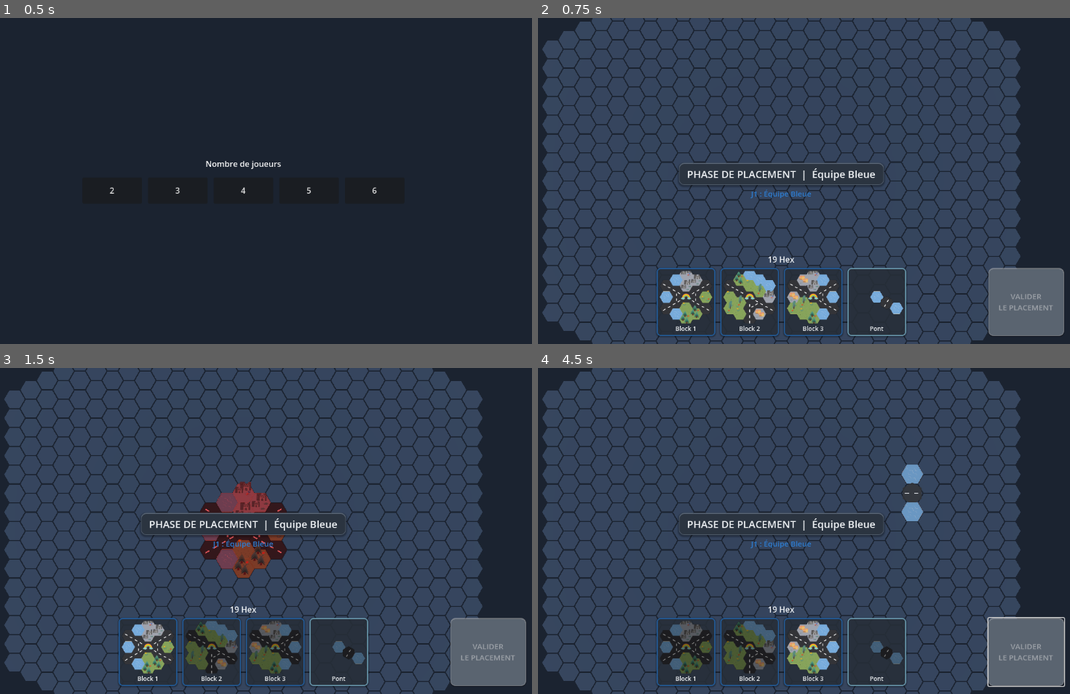
Above: before the commit, frames 1-4 (two rows, left to right).
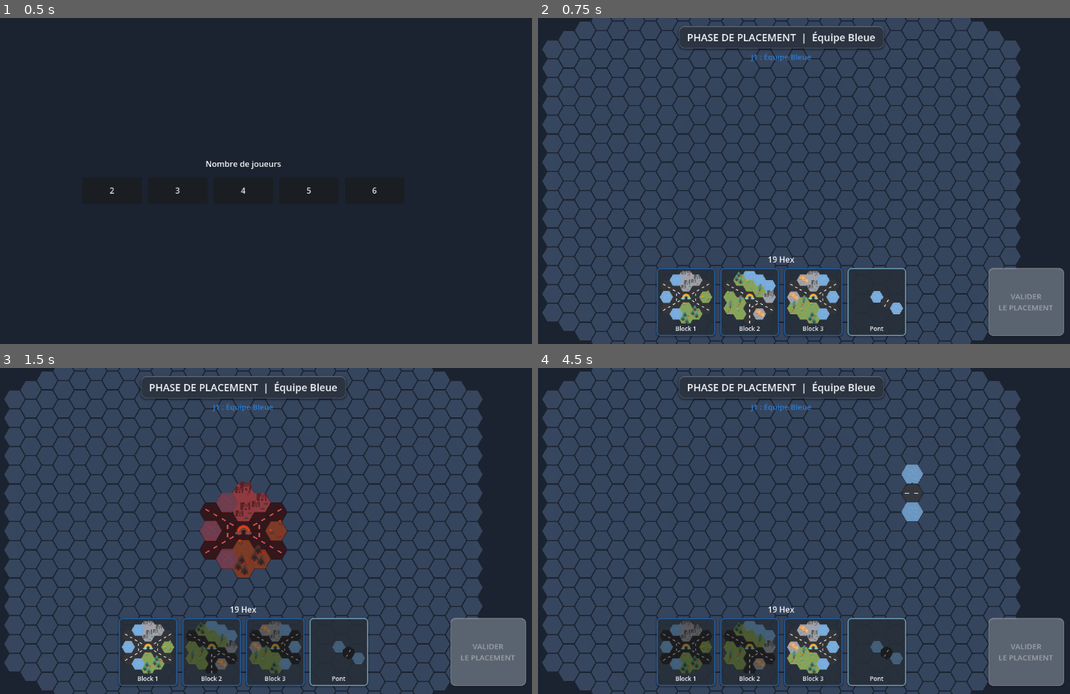
Above: after the commit, the same moments.

Repository: yoann-shopopop/shopopop-express
Game: Godot game, scene res://scenes/main.tscn
Same seed, same stepped clock (60 frames per second), same inputs: the game is played once before the commit and once after it.
Inputs (mouse positions are in pixels of both pictures, inside the frame that each line leads up to):
- Up to frame 1 (0.5 s): no input
- Up to frame 2 (0.75 s): click "2" at 0.5 s
- Up to frame 3 (1.5 s): click (148, 648) at 1.27 s
- Up to frame 4 (4.5 s): click (750, 648) at 2.02 s; click (814, 648) at 2.77 s; click (878, 648) at 3.5 s; tap Enter at 4.25 s; move the mouse to (910, 514) at 4.27 s; hold Right from 4.28 s (still down); hold R (rotate_block) from 4.28 s (still down); click (910, 514) at 4.42 s

Frame 1 is identical in both runs. In frame 2, 4.6% of the frame differs, in the area x 26-66%, y 2-56%; in frame 3, 4.8%; in frame 4, 4.9%, in the area x 26-100%, y 2-98%.

Commit message:
refactor(ui): fix header top-pinning + robust tray lookup + name constants
Co-Authored-By: Claude Sonnet 4.6 <noreply@anthropic.com>

Diff:
--- a/src/ui/placement_ui.gd
+++ b/src/ui/placement_ui.gd
@@ -18,6 +18,8 @@
 const BUTTON_MIN := Vector2(118, 52)
 const PREVIEW_SIZE := Vector2(104, 104)
 const CONTROL_BTN := Vector2(56, 56)
+const HEX_PER_TILE := 19  # cells in one district tile (drives the "19 Hex" label)
+const BRIDGE_TINT := Color("8fd0ec")  # tray-card accent for the free bridge
 const TEAM_NAMES := {
 	PlayerColor.Kind.BLUE: "Équipe Bleue",
 	PlayerColor.Kind.RED: "Équipe Rouge",
@@ -111,6 +113,7 @@
 	var top := VBoxContainer.new()
 	top.set_anchors_and_offsets_preset(Control.PRESET_TOP_WIDE)
 	top.alignment = BoxContainer.ALIGNMENT_CENTER
+	top.size_flags_vertical = Control.SIZE_SHRINK_BEGIN
 	top.add_theme_constant_override("separation", 6)
 	_game_panel.add_child(top)
 
@@ -138,7 +141,7 @@
 	_game_panel.add_child(bottom)
 
 	_hex_label = Label.new()
-	_hex_label.text = "19 Hex"
+	_hex_label.text = "%d Hex" % HEX_PER_TILE
 	_hex_label.horizontal_alignment = HORIZONTAL_ALIGNMENT_CENTER
 	_hex_label.add_theme_color_override("font_color", UITheme.TEXT)
 	bottom.add_child(_hex_label)
@@ -244,7 +247,7 @@
 	if player.bridge != null:
 		_pieces_bar.add_child(_make_tray_card(
 			TilePreview.build(player.bridge, _vp_host),
-			"Pont", Color("8fd0ec"), false, false,
+			"Pont", BRIDGE_TINT, false, false,
 			func() -> void: bridge_drag_started.emit()))
 
 	_validate_button.disabled = not block_placed
@@ -268,6 +271,7 @@
 	button.modulate = Color(0.45, 0.45, 0.45) if disabled else Color.WHITE
 	button.button_down.connect(on_down)
 	box.add_child(button)
+	frame.set_meta("tex_button", button)
 
 	var caption_label := Label.new()
 	caption_label.text = caption
@@ -297,17 +301,18 @@
 	_subline_label.add_theme_color_override("font_color", UITheme.TEXT)
 	_controls.hide()
 	_tray_rotate.hide()
+	_validate_button.disabled = true
 	for child in _pieces_bar.get_children():
 		child.queue_free()
 
 
 func _on_piece_pressed(index: int) -> void:
+	# Brighten the pressed tile and dim the others (preserves the pre-redesign selection feedback;
+	# the bridge card, added after the blocks, is dimmed like any non-selected tile).
 	var i := 0
 	for child in _pieces_bar.get_children():
-		if child is PanelContainer:
-			# Only the player's own tiles count for selection accent; the bridge stays neutral.
-			var tex_button := child.get_child(0).get_child(0)
-			if tex_button is TextureButton:
-				tex_button.modulate = Color.WHITE if i == index else Color(0.55, 0.55, 0.55)
+		if child.has_meta("tex_button"):
+			var tex_button: TextureButton = child.get_meta("tex_button")
+			tex_button.modulate = Color.WHITE if i == index else Color(0.55, 0.55, 0.55)
 			i += 1
 	piece_drag_started.emit(index)
